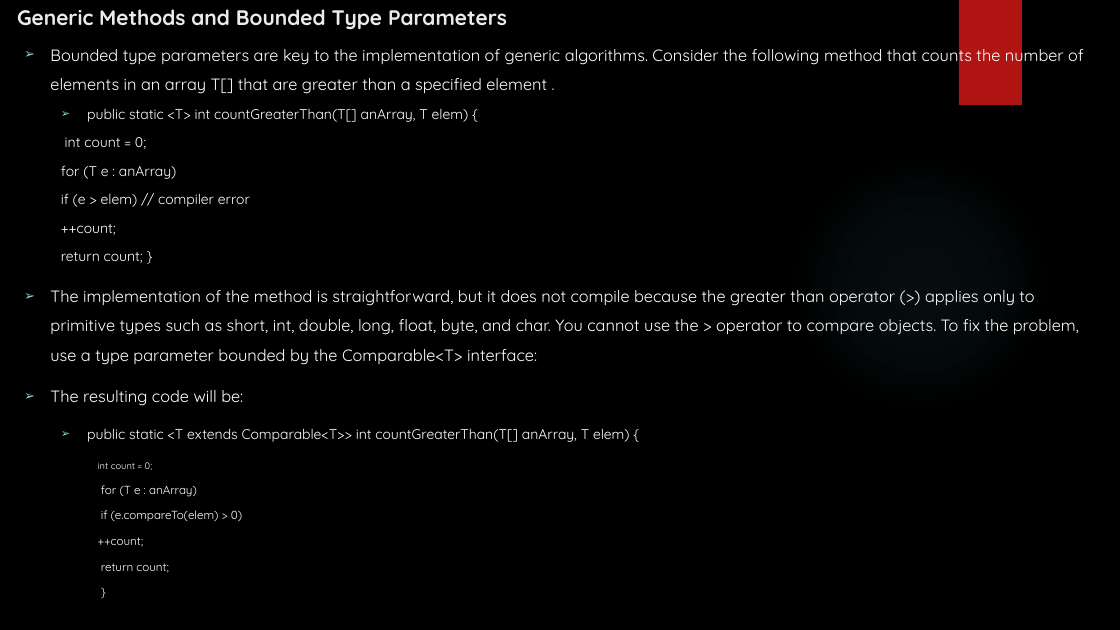
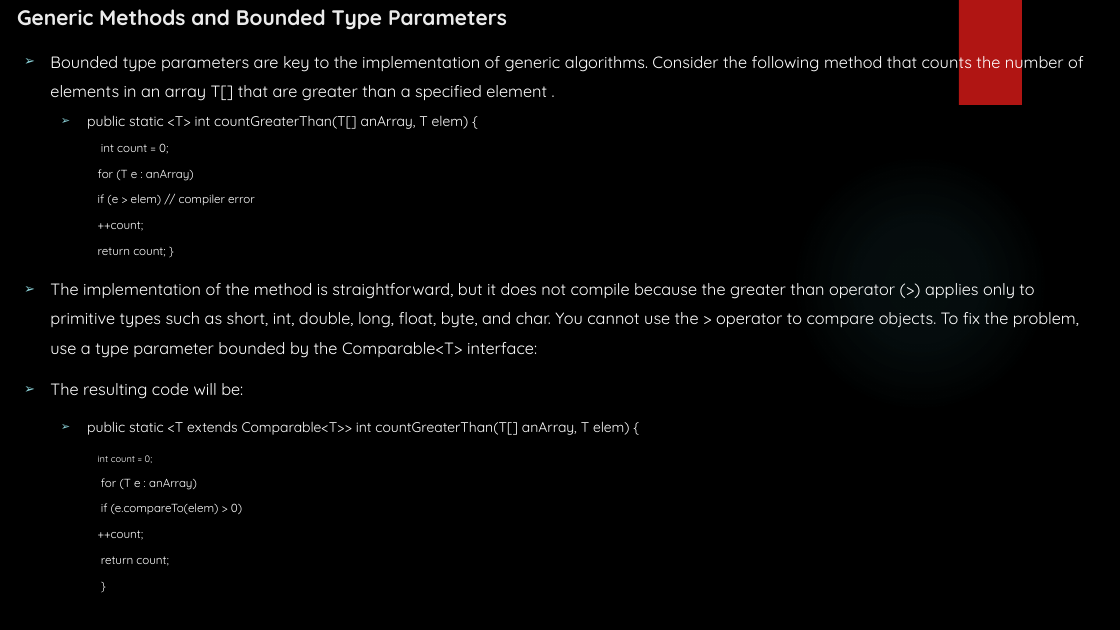
Before and after one commit to rudhrainfogain/JavaGenerics, a slide deck: slide 23 of src/main/resources/JavaGenerics.pptx. Drawn at 1120x630 pixels with LibreOffice and Linux fonts; fonts in the diff are those of the drawing; background and template pictures are left out. Boxes give left, top, right and bottom in pixels: in the first picture for what was removed or moved away, otherwise in the second. Text is boxed around its words. In the diff, an @@ line names an element or a change of style, - is before the commit and + after.

```diff
--- a/src/main/resources/JavaGenerics.pptx
+++ b/src/main/resources/JavaGenerics.pptx
@@ text at [98,143,255,257]: size 12 to 10 pt in "int count = 0;", "for (T e : anArray)", "if (e > elem) // compiler error", "++count;" and 1 more places; list level 2 to 3 in "int count = 0;"; list level 2 to 3 in "for (T e : anArray)"; list level 2 to 3 in "if (e > elem) // ..."; list level 2 to 3 in "++count;"; list level 2 to 3 in "return count; }" @@
```
Also in this commit, not shown: 3 other slides changed, 1 slide added, 14 other files.
